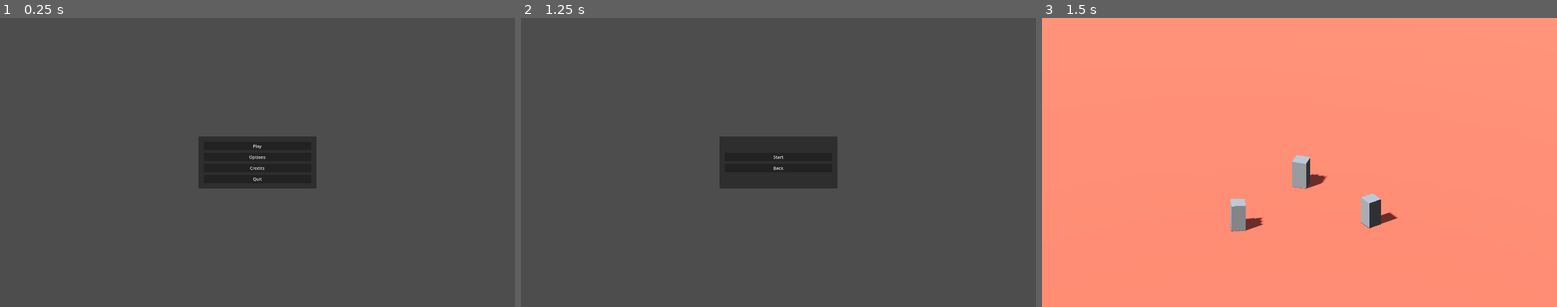
Above: before the commit, frames 1-3 (left to right).
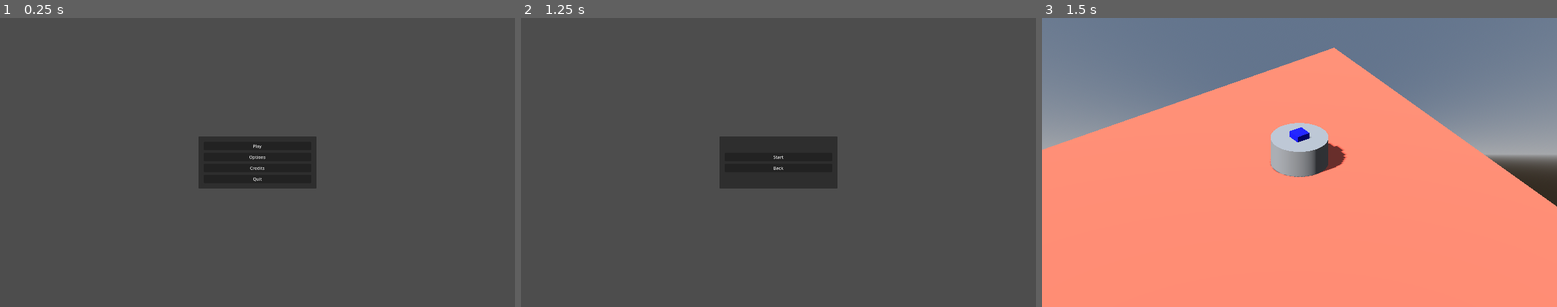
Above: after the commit, the same moments.

Repository: natelindev/command-horizon
Game: Godot game, scene res://source/Main.tscn
The game is run twice, just before and just after one commit, with the same random seed, the same clock (stepped at 60 frames per second) and the same inputs.
Inputs:
- Up to frame 1 (0.25 s): no input
- Up to frame 2 (1.25 s): click "Play" at 0.5 s
- Up to frame 3 (1.5 s): click "Start" at 1.25 s

Frames 1-2 are identical in both runs. In frame 3, 35% of the frame differs, in the area x 0-100%, y 0-74%.

Commit message:
Move camera to player spawn upon match startup

Diff:
--- a/source/match/IsometricCamera3D.gd
+++ b/source/match/IsometricCamera3D.gd
@@ -78,6 +78,10 @@
 	_align_camera_properties_to_current_size()
 
 
+func set_position_safely(target_position: Vector3):
+	global_transform.origin = _target_position_to_camera_position(target_position)
+
+
 func get_ray_intersection_with_plane(mouse_pos, plane):
 	return plane.intersects_ray(project_ray_origin(mouse_pos), project_ray_normal(mouse_pos))
 
@@ -178,10 +182,14 @@
 	)
 	var target_camera_plane = Plane(Vector3.UP, target_height)
 	var camera_ray_normal = project_ray_normal(Vector2(0, 0))
-	var target_camera_pos = target_camera_plane.intersects_ray(transform.origin, camera_ray_normal)
+	var target_camera_pos = target_camera_plane.intersects_ray(
+		global_transform.origin, camera_ray_normal
+	)
 	if target_camera_pos == null:
-		target_camera_pos = target_camera_plane.intersects_ray(transform.origin, -camera_ray_normal)
-	transform.origin = target_camera_pos
+		target_camera_pos = target_camera_plane.intersects_ray(
+			global_transform.origin, -camera_ray_normal
+		)
+	global_transform.origin = target_camera_pos
 
 
 func _align_camera_far_to_size(a_size):
@@ -205,3 +213,13 @@
 		if not bounding_plane.is_point_over(position):
 			position = position - bounding_plane.normal * bounding_plane.distance_to(position)
 	return position
+
+
+func _target_position_to_camera_position(target_position: Vector3):
+	target_position = _clamp_position_to_bounding_planes(target_position)
+	var screen_center_pos_2d = get_viewport().size / 2.0
+	var camera_ray = project_ray_normal(screen_center_pos_2d)
+	var target_plane = Plane(Vector3.UP, target_position.y)
+	var intersection = target_plane.intersects_ray(global_transform.origin, camera_ray)
+	var offset_yless = (target_position - intersection) * Vector3(1, 0, 1)
+	return global_transform.origin + offset_yless
--- a/source/match/Match.gd
+++ b/source/match/Match.gd
@@ -4,9 +4,15 @@
 
 @export var settings: Resource = null
 
+var _controlled_player_id = null
+
+@onready var _camera = find_child("IsometricCamera3D")
+
 
 func _ready():
+	_controlled_player_id = settings.controlled_player
 	_spawn_initial_player_units()
+	_move_camera_to_controlled_player_spawn_point()
 
 
 func _spawn_initial_player_units():
@@ -16,3 +22,11 @@
 		command_center.color = settings.players[player_id].color
 		command_center.global_transform = spawn_points[player_id].global_transform
 		add_child(command_center)
+
+
+func _move_camera_to_controlled_player_spawn_point():
+	var spawn_points = find_child("SpawnPoints").get_children()
+	for player_id in range(settings.players.size()):
+		if player_id == _controlled_player_id:
+			_camera.set_position_safely(spawn_points[player_id].global_transform.origin)
+			break
